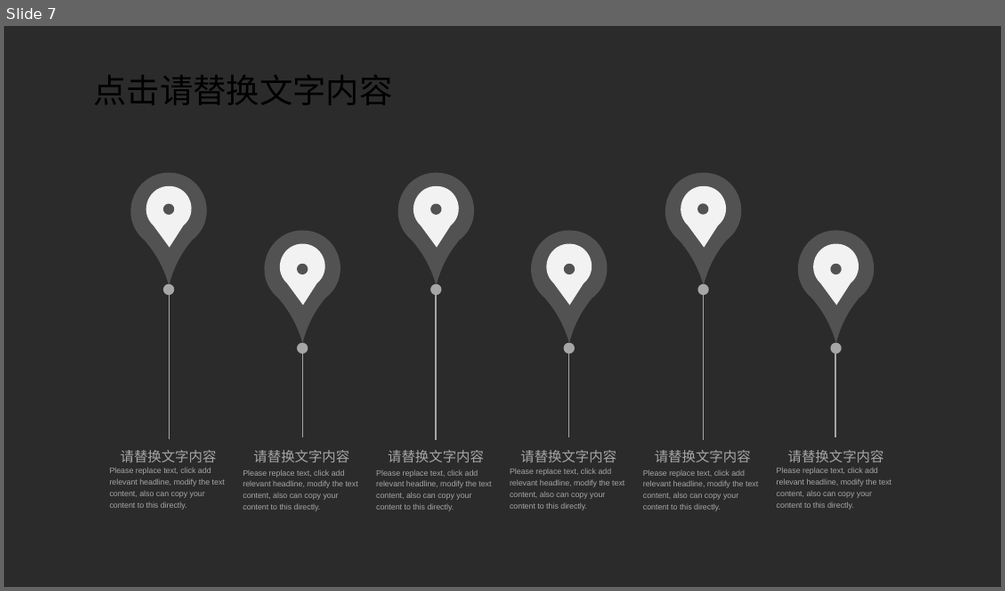
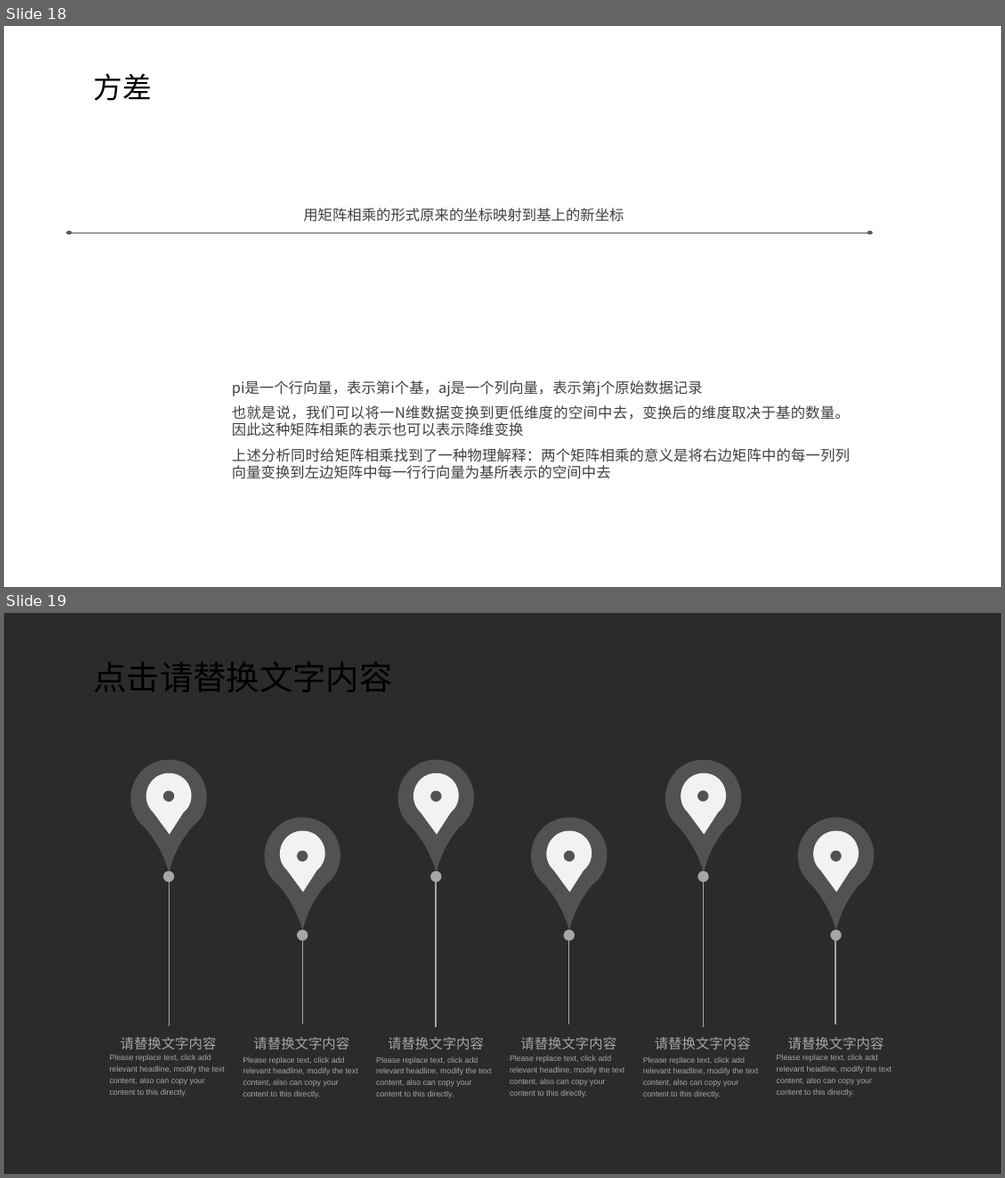
Before and after one commit to DarkDisasters/AnimationTransition, a slide deck: PCATEST/What is PCA.pptx. Shown one above the other, each under a label of ours: slide 7 before the commit, slides 18 and 19 after it. The pictures are 1005x591 and 1005x1178 pixels, drawn with LibreOffice and Linux fonts; fonts in the diff are those of the drawing; background and template pictures are left out; a plain dark background stands for a picture behind light text. Boxes give left, top, right and bottom in pixels: in the first picture for what was removed or moved away, otherwise in the second. Text is boxed around its words. In the diff, an @@ line names an element or a change of style, - is before the commit and + after.

```diff
--- a/PCATEST/What is PCA.pptx
+++ b/PCATEST/What is PCA.pptx
@@ slide 18 added at <box>4,26,1001,587</box>, background picture (left out) @@
@@ text added at <box>94,73,152,101</box>, 28 pt, text #000000 @@
+方差
@@ text added at <box>303,208,623,222</box>, 14 pt, text #404040 @@
+用矩阵相乘的形式原来的坐标映射到基上的新坐标
@@ ellipse added at <box>66,231,72,234</box>, fill #595959 @@
@@ line added from (72, 232) to (868, 232), #595959 0.5 pt @@
@@ ellipse added at <box>867,231,872,234</box>, fill #595959 @@
@@ text added at <box>232,380,703,396</box>, 14 pt, text #404040 @@
+pi是一个行向量，表示第i个基，aj是一个列向量，表示第j个原始数据记录
@@ text added at <box>232,405,850,436</box>, 14 pt, text #404040 @@
+也就是说，我们可以将一N维数据变换到更低维度的空间中去，变换后的维度取决于基的数量。因此这种矩阵相乘的表示也可以表示降维变换
@@ text added at <box>232,448,850,479</box>, 14 pt, text #404040 @@
+上述分析同时给矩阵相乘找到了一种物理解释：两个矩阵相乘的意义是将右边矩阵中的每一列列向量变换到左边矩阵中每一行行向量为基所表示的空间中去
@@ what was slide 7 is now slide 19 @@
```
Also in this commit, not shown: 3 slides changed, 11 other slides added, 17 other files.
